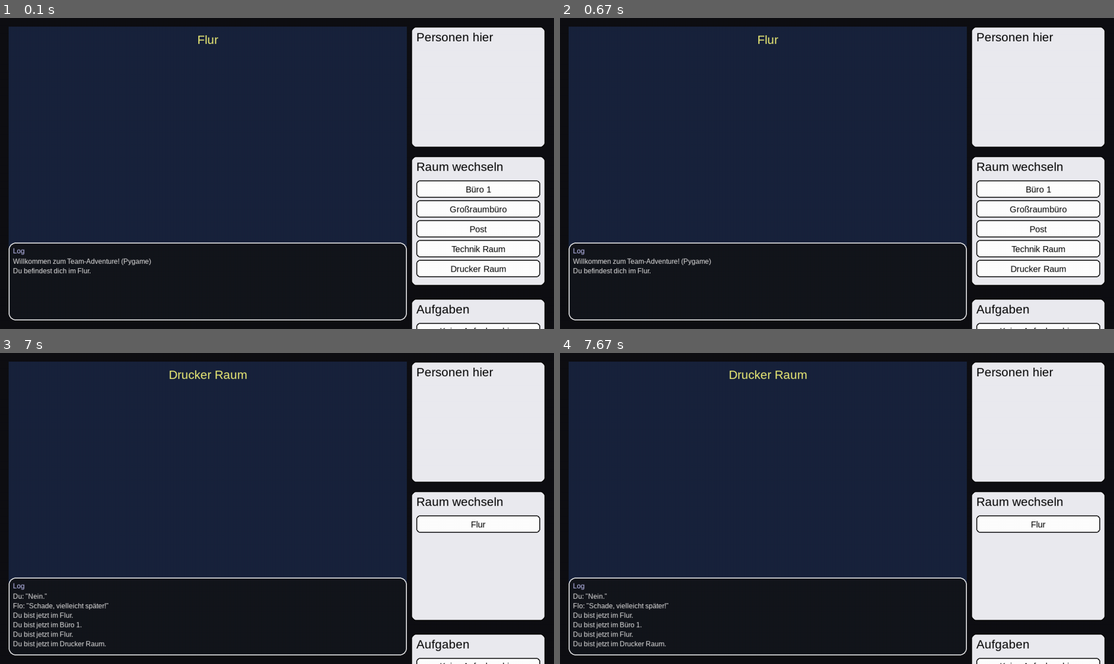
Above: before the commit, frames 1-4 (two rows, left to right).
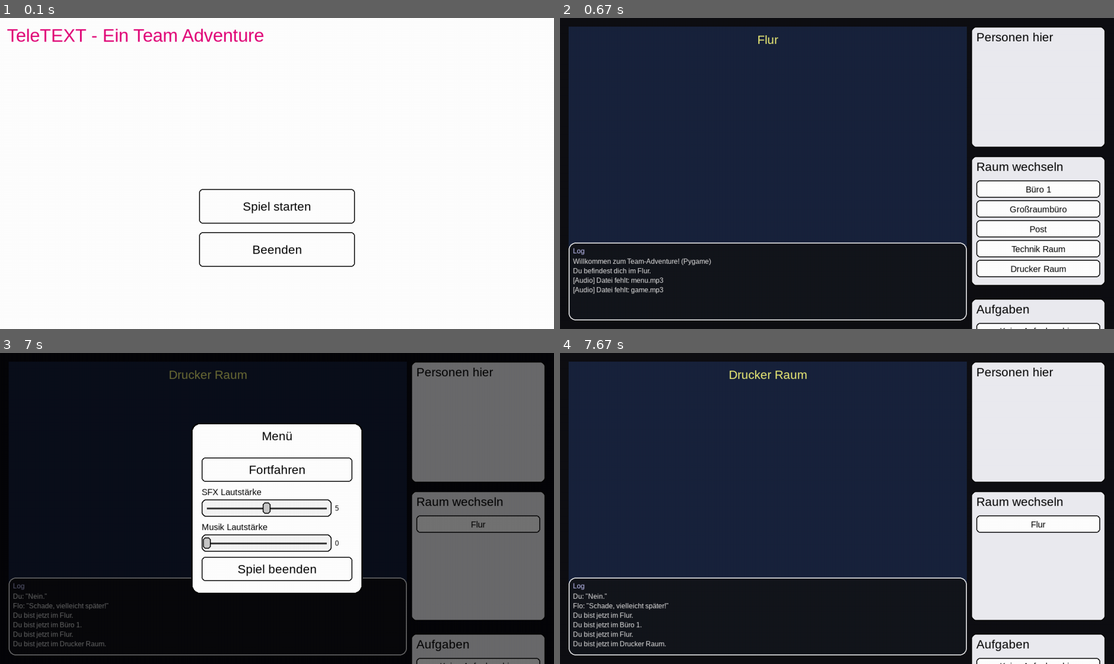
Above: after the commit, the same moments.

Repository: IboKrb/TeleTEXT
Game: pygame game, started from src/pygame_game.py
The game is run twice, just before and just after one commit, with the same random seed, the same clock (stepped at 60 frames per second) and the same inputs.
Inputs (mouse positions are in pixels of both pictures, inside the frame that each line leads up to):
- Up to frame 1 (0.1 s): no input
- Up to frame 2 (0.67 s): press the mouse at (837, 204) at 0.37 s; move the mouse to (825, 148) at 0.47 s; release the mouse at (814, 89) at 0.6 s
- Up to frame 3 (7 s): hold Esc 0.67-1.13 s; press the mouse at (277, 539) at 1.2 s; move the mouse to (188, 542) at 1.3 s; release the mouse at (99, 545) at 1.43 s; press the mouse at (277, 468) at 1.53 s; move the mouse to (182, 474) at 1.63 s; release the mouse at (88, 477) at 1.77 s; press the mouse at (476, 542) at 1.87 s; move the mouse to (271, 520) at 1.97 s; release the mouse at (72, 499) at 2.1 s; click "Flo (Lean Manager)" at 2.22 s; press the mouse at (476, 542) at 2.53 s; move the mouse to (393, 471) at 2.63 s; release the mouse at (310, 399) at 2.77 s; press the mouse at (476, 524) at 2.87 s; move the mouse to (304, 564) at 2.97 s; release the mouse at (132, 604) at 3.1 s; press the mouse at (476, 542) at 3.2 s; move the mouse to (282, 580) at 3.3 s; release the mouse at (83, 617) at 3.43 s; press the mouse at (476, 415) at 3.53 s; move the mouse to (321, 468) at 3.63 s; release the mouse at (160, 520) at 3.77 s; press the mouse at (238, 552) at 3.87 s; move the mouse to (271, 486) at 3.97 s; release the mouse at (304, 421) at 4.1 s; press the mouse at (88, 552) at 4.2 s; move the mouse to (210, 527) at 4.3 s; release the mouse at (332, 505) at 4.43 s; press the mouse at (88, 552) at 4.53 s; move the mouse to (265, 558) at 4.63 s; release the mouse at (443, 564) at 4.77 s; press the mouse at (476, 393) at 4.87 s; move the mouse to (404, 508) at 4.97 s; release the mouse at (332, 623) at 5.1 s; click (227, 564) at 5.22 s; press the mouse at (476, 524) at 5.53 s; move the mouse to (465, 514) at 5.63 s; release the mouse at (459, 508) at 5.77 s; press the mouse at (476, 524) at 5.87 s; move the mouse to (315, 483) at 5.97 s; release the mouse at (149, 440) at 6.1 s; press the mouse at (476, 524) at 6.2 s; move the mouse to (371, 567) at 6.3 s; release the mouse at (265, 608) at 6.43 s; press the mouse at (476, 601) at 6.53 s; move the mouse to (277, 511) at 6.63 s; release the mouse at (72, 421) at 6.77 s; hold Esc from 6.83 s (still down)
- Up to frame 4 (7.67 s): release Esc at 7.3 s; hold Esc from 7.33 s (still down)

The runs differ from the first frame. In frame 1, 81% of the frame differs, in the area x 0-100%, y 0-100%; in frame 2, 0.3%; in frame 3, 74%; in frame 4, nothing differs.

Commit message:
added music, starting menu, game menu, options

Diff:
--- a/src/pygame_game.py
+++ b/src/pygame_game.py
@@ -26,31 +26,94 @@
 LIGHT_GRAY = (200, 200, 200)
 DARK_BLUE = (25, 35, 60)
 ACCENT = (240, 240, 120)
+MAGENTA = (225, 0, 117)
+
 
 class Button:
-    def __init__(self, rect: pygame.Rect, text: str, callback, tooltip: Optional[str] = None, font: Optional[pygame.font.Font] = None):   # <- NEU):
+    def __init__(self, rect: pygame.Rect, text: str, callback,
+                 tooltip: Optional[str] = None,
+                 font: Optional[pygame.font.Font] = None):
         self.rect = rect
         self.text = text
         self.callback = callback
         self.tooltip = tooltip
         self.hover = False
-        self.font = FONT  # <- NEU
+        self.font = font or FONT
 
     def draw(self, surface: pygame.Surface):
         color = LIGHT_GRAY if self.hover else WHITE
         pygame.draw.rect(surface, color, self.rect, border_radius=8)
         pygame.draw.rect(surface, BLACK, self.rect, 2, border_radius=8)
-        text_surf = self.font.render(self.text, True, BLACK) # <- geändert
+        text_surf = self.font.render(self.text, True, BLACK)
         surface.blit(text_surf, text_surf.get_rect(center=self.rect.center))
-        text_surf = self.font.render(self.text, True, BLACK)  # <- nutzt self.font
 
     def handle_event(self, event: pygame.event.Event):
         if event.type == pygame.MOUSEMOTION:
             self.hover = self.rect.collidepoint(event.pos)
         elif event.type == pygame.MOUSEBUTTONDOWN and event.button == 1:
+            if self.rect.collidepoint(event.pos) and callable(self.callback):
+                self.callback()
+
+class Slider:
+    def __init__(self, rect: pygame.Rect, min_val=0, max_val=10, value=5, on_change=None):
+        self.rect = rect
+        self.min_val = min_val
+        self.max_val = max_val
+        self.value = int(value)
+        self.on_change = on_change
+        self.dragging = False
+        self.pad = 12  # Innenabstand für die Schiene
+
+    def _val_to_x(self):
+        track_w = self.rect.width - 2 * self.pad
+        ratio = (self.value - self.min_val) / max(1, (self.max_val - self.min_val))
+        return int(self.rect.x + self.pad + ratio * track_w)
+
+    def _x_to_val(self, x):
+        track_w = self.rect.width - 2 * self.pad
+        ratio = (x - (self.rect.x + self.pad)) / max(1, track_w)
+        v = self.min_val + ratio * (self.max_val - self.min_val)
+        v = int(round(max(self.min_val, min(self.max_val, v))))
+        return v
+
+    def set_value(self, v):
+        v = int(max(self.min_val, min(self.max_val, v)))
+        if v != self.value:
+            self.value = v
+            if callable(self.on_change):
+                self.on_change(self.value)
+
+    def handle_event(self, event: pygame.event.Event):
+        if event.type == pygame.MOUSEBUTTONDOWN and event.button == 1:
             if self.rect.collidepoint(event.pos):
-                if callable(self.callback):
-                    self.callback()
+                self.dragging = True
+                self.set_value(self._x_to_val(event.pos[0]))
+        elif event.type == pygame.MOUSEMOTION and self.dragging:
+            self.set_value(self._x_to_val(event.pos[0]))
+        elif event.type == pygame.MOUSEBUTTONUP and event.button == 1:
+            self.dragging = False
+
+    def draw(self, surface: pygame.Surface):
+        # Hintergrund
+        pygame.draw.rect(surface, (245, 245, 245), self.rect, border_radius=10)
+        pygame.draw.rect(surface, BLACK, self.rect, 2, border_radius=10)
+
+        # Schiene
+        y = self.rect.centery
+        x1 = self.rect.x + self.pad
+        x2 = self.rect.right - self.pad
+        pygame.draw.line(surface, GRAY, (x1, y), (x2, y), 4)
+
+        # Knopf
+        knob_x = self._val_to_x()
+        knob_rect = pygame.Rect(0, 0, 18, 26)
+        knob_rect.center = (knob_x, y)
+        pygame.draw.rect(surface, LIGHT_GRAY, knob_rect, border_radius=6)
+        pygame.draw.rect(surface, BLACK, knob_rect, 2, border_radius=6)
+
+        # Wert (kleine Zahl rechts)
+        val_surf = FONT_SMALL.render(str(self.value), True, BLACK)
+        surface.blit(val_surf, (self.rect.right + 8, self.rect.centery - val_surf.get_height() // 2))
 
 class Panel:
     def __init__(self, rect: pygame.Rect, title: str = ""):
@@ -151,21 +214,61 @@
 # Räume-Hintergründe (z. B. ../assets/Rooms/flur.png)
 ASSETS_DIR = os.path.join(os.path.dirname(__file__), "../assets/Rooms")
 
+# Audio
+AUDIO_DIR  = os.path.join(os.path.dirname(__file__), "../assets/Audio")
+MENU_MUSIC = os.path.join(AUDIO_DIR, "menu.mp3")
+GAME_MUSIC = os.path.join(AUDIO_DIR, "game.mp3")
+
+# Mixer sicher starten
+try:
+    pygame.mixer.init()
+except Exception as e:
+    print("[Audio] Mixer konnte nicht initialisiert werden:", e)
 ################################################################################
 # Personen-Portraits laden
 ################################################################################
 
-################################################################################
-# Personen-Portraits laden
-################################################################################
-
-################################################################################
-# Personen-Portraits laden
-################################################################################
 
 ASSETS_ROOTS = [
     os.path.join(os.path.dirname(__file__), "../assets"),
 ]
+
+def find_happy_portrait_paths() -> List[str]:
+    """Findet je Person (Ordner) ein Bild, dessen Dateiname 'happy' enthält."""
+    exts = (".png", ".jpg", ".jpeg", ".webp")
+    paths = []
+    for root in ASSETS_ROOTS:
+        people_dir = os.path.join(root, "People")
+        if not os.path.isdir(people_dir):
+            continue
+        for dirpath, _, filenames in os.walk(people_dir):
+            for fn in filenames:
+                if "happy" in fn.lower() and fn.lower().endswith(exts):
+                    paths.append(os.path.join(dirpath, fn))
+    # pro Personen-Ordner nur das erste Happy nehmen
+    by_person = {}
+    for p in paths:
+        person_folder = os.path.basename(os.path.dirname(p))
+        by_person.setdefault(person_folder, p)
+    return list(by_person.values())
+
+def scale_surface_to_height(img: pygame.Surface, target_h: int) -> pygame.Surface:
+    w, h = img.get_width(), img.get_height()
+    if h <= 0:
+        return img
+    s = target_h / h
+    return pygame.transform.smoothscale(img, (max(1, int(w * s)), max(1, int(h * s))))
+
+def load_happy_images(max_height: int) -> List[pygame.Surface]:
+    """Lädt alle Happy-Portraits und skaliert sie auf eine Zielhöhe."""
+    imgs = []
+    for path in find_happy_portrait_paths():
+        try:
+            img = pygame.image.load(path).convert_alpha()
+            imgs.append(scale_surface_to_height(img, max_height))
+        except Exception:
+            continue
+    return imgs
 
 def load_person_portrait(person_name: str, target_size: Tuple[int, int]) -> Optional[pygame.Surface]:
     folder_name = person_name
@@ -237,6 +340,38 @@
 
 class GameApp:
 
+    def draw_menu_overlay(self):
+        if not self.menu_open or self.menu_rect is None:
+            return
+
+        # Halbtransparentes Overlay
+        overlay = pygame.Surface((self.width, self.height), pygame.SRCALPHA)
+        overlay.fill((0, 0, 0, 140))
+        self.screen.blit(overlay, (0, 0))
+
+        # Popup (weiß, abgerundete Ecken)
+        pygame.draw.rect(self.screen, WHITE, self.menu_rect, border_radius=20)
+        pygame.draw.rect(self.screen, BLACK, self.menu_rect, 3, border_radius=20)
+
+        # Titel "Menü" oben
+        title = FONT_BIG.render("Menü", True, BLACK)
+        self.screen.blit(title, title.get_rect(midtop=(self.menu_rect.centerx, self.menu_rect.y + 14)))
+
+        # Labels (links ausgerichtet, Y aus build_menu_ui)
+        pad = 24
+        for text, y in getattr(self, "_menu_labels", []):
+            ts = FONT.render(text, True, BLACK)
+            self.screen.blit(ts, (self.menu_rect.x + pad, y))
+
+        # Sliders
+        for s in self.menu_sliders:
+            s.draw(self.screen)
+
+        # Buttons
+        for b in self.menu_buttons:
+            b.draw(self.screen)
+
+
     def get_room_area(self) -> pygame.Rect:
         # gleiche Fläche wie beim Zeichnen des Hintergrunds
         return pygame.Rect(20, 20, self.width - 360, self.height - 200)
@@ -248,9 +383,9 @@
         # Unterkante, die nicht vom Log verdeckt wird
         safe_bottom = self.log.rect.y - 12
     # Verdoppelt:
-        btn_h = 76      # vorher 38
-        btn_w = 320     # vorher 160
-        gap   = 24      # vorher 12
+        btn_h = 76
+        btn_w = 320
+        gap   = 24
         # Eine Zeile Buttons direkt über dem Log, aber noch innerhalb des Raum-Bereichs
         y = max(room_area.y + 8, safe_bottom - btn_h - 8)
         x = room_area.x + 30
@@ -270,8 +405,8 @@
     def __init__(self, width=1280, height=720):
         self.width = width
         self.height = height
-        self.screen = pygame.display.set_mode((0, 0), pygame.FULLSCREEN)
-        self.width, self.height = self.screen.get_size()
+        Fullscreen= self.screen = pygame.display.set_mode((0, 0), pygame.FULLSCREEN)
+        Fullscreen=self.width, self.height = self.screen.get_size()
         pygame.display.set_caption("Team-Adventure (Pygame)")
 
         setup = Setup()
@@ -313,6 +448,178 @@
 
         self.clock = pygame.time.Clock()
         self.running = True
+        self.menu_open = False
+        self.menu_rect = None
+        self.menu_buttons: List[Button] = []
+        self.menu_sliders: List[Slider] = []
+        self.music_volume = 5  # 0..10
+        self.sfx_volume = 5    # 0..10 (Platzhalter)
+
+          # --- NEU: Spielzustand & Start-UI ---
+        self.state = "START"              # "START" oder "PLAYING"
+        self.start_buttons: List[Button] = []
+        self.build_start_ui()             # Buttons für Startbildschirm
+        # nach self.width/self.height gesetzt wurden:
+        happy_row_target_h = max(60, int(self.height * 0.30))  # ~18% der Höhe
+        self.start_happy_images = load_happy_images(happy_row_target_h)
+
+        self.play_music(MENU_MUSIC, volume=0.6, fade_ms=600)  # Menü-Musik starten
+
+          # Startscreen-Buttons (falls vorhanden) oben drauf zeichnen
+        if hasattr(self, "start_buttons"):
+            for b in self.start_buttons:
+                b.draw(self.screen)
+        try:
+            pygame.mixer.music.set_volume(self.music_volume / 10.0)
+        except Exception:
+            pass
+
+    def toggle_menu(self):
+        if self.state != "PLAYING":
+            return
+        self.menu_open = not self.menu_open
+        if self.menu_open:
+            self.build_menu_ui()
+
+    def close_menu(self):
+        self.menu_open = False
+
+    def quit_game(self):
+        self.running = False
+
+    def on_music_volume_change(self, v: int):
+        self.music_volume = v
+        try:
+            pygame.mixer.music.set_volume(self.music_volume / 10.0)
+        except Exception:
+            pass
+
+    def build_menu_ui(self):
+        # Quadratisches Pop-Up mittig
+        side = int(min(self.width, self.height) * 0.55)
+        x = (self.width - side) // 2
+        y = (self.height - side) // 2
+        self.menu_rect = pygame.Rect(x, y, side, side)
+
+        pad = 24
+        inner = pygame.Rect(
+            self.menu_rect.x + pad, self.menu_rect.y + pad,
+            self.menu_rect.width - 2 * pad, self.menu_rect.height - 2 * pad
+        )
+
+        self.menu_buttons.clear()
+        self.menu_sliders.clear()
+
+        # --- Titelblock-Höhe (Menü-Titel) ---
+        title_h = FONT_BIG.get_height() + 12  # Platz für "Menü"
+        content_top = inner.y + title_h
+        content_bot = inner.bottom
+
+        # --- Steuerhöhen ---
+        btn_h = 56
+        label_h = FONT.get_height()
+        slider_h = 40
+        label_space = 6  # Abstand zwischen Label und Slider
+
+        # Gesamthöhe der 4 Gruppen (Button, (Label+Slider), (Label+Slider), Button)
+        total_controls_h = (
+            btn_h +
+            (label_h + label_space + slider_h) +
+            (label_h + label_space + slider_h) +
+            btn_h
+        )
+
+        avail_h = content_bot - content_top
+        # Gleichmäßige Lücken: 5 Gaps (oben, zw. 1/2, zw. 2/3, zw. 3/4, unten)
+        gap = max(12, (avail_h - total_controls_h) // 5)
+
+        # ---------- Platzierung ----------
+        y_ptr = content_top + gap
+
+        # Fortfahren (unter Titel)
+        cont_rect = pygame.Rect(inner.x, y_ptr, inner.width, btn_h)
+        self.menu_buttons.append(Button(cont_rect, "Fortfahren", self.close_menu, font=FONT_BIG))
+        y_ptr += btn_h + gap
+
+        # SFX: Label + Slider (Platzhalter)
+        sfx_label_y = y_ptr
+        y_ptr += label_h + label_space
+        sfx_slider_rect = pygame.Rect(inner.x, y_ptr, inner.width - 48, slider_h)
+        self.menu_sliders.append(
+            Slider(sfx_slider_rect, 0, 10, self.sfx_volume, on_change=lambda v: setattr(self, "sfx_volume", v))
+        )
+        y_ptr += slider_h + gap
+
+        # Musik: Label + Slider (steuert Mixer)
+        music_label_y = y_ptr
+        y_ptr += label_h + label_space
+        music_slider_rect = pygame.Rect(inner.x, y_ptr, inner.width - 48, slider_h)
+        self.menu_sliders.append(
+            Slider(music_slider_rect, 0, 10, self.music_volume, on_change=self.on_music_volume_change)
+        )
+        y_ptr += slider_h + gap
+
+        # Spiel beenden (unten)
+        quit_rect = pygame.Rect(inner.x, y_ptr, inner.width, btn_h)
+        self.menu_buttons.append(Button(quit_rect, "Spiel beenden", self.quit_game, font=FONT_BIG))
+        y_ptr += btn_h
+        # Unterer Gap ergibt sich automatisch, weil wir mit den Gaps kalkuliert haben.
+
+        # Labels merken für draw()
+        self._menu_labels = [
+            ("SFX Lautstärke", sfx_label_y),
+            ("Musik Lautstärke", music_label_y),
+        ]
+
+
+    def draw_start_screen(self):
+        # 1) Weißer Hintergrund
+        self.screen.fill(WHITE)
+
+        # 2) Titel oben links in Magenta
+        title_text = "TeleTEXT - Ein Team Adventure"
+        title_font = pygame.font.SysFont("arial", 42)  # gern anpassen
+        title_surf = title_font.render(title_text, True, MAGENTA)
+        pad = 16
+        self.screen.blit(title_surf, (pad, pad))
+
+        # 3) Reihe unten rechts: alle Happy-Portraits
+        imgs = getattr(self, "start_happy_images", [])
+        if imgs:
+            gap = 12
+            bottom_pad = 16
+            right_pad = 16
+
+            # Falls die Gesamtbreite zu groß ist, proportional kleiner zeichnen
+            total_w = sum(i.get_width() for i in imgs) + gap * (len(imgs) - 1)
+            avail_w = self.width - 2 * pad
+            scaled = imgs
+            if total_w > avail_w and total_w > 0:
+                factor = avail_w / total_w
+                scaled = [
+                    pygame.transform.smoothscale(
+                        i,
+                        (max(1, int(i.get_width() * factor)), max(1, int(i.get_height() * factor)))
+                    )
+                    for i in imgs
+                ]
+
+            row_h = max(i.get_height() for i in scaled)
+            row_w = sum(i.get_width() for i in scaled) + gap * (len(scaled) - 1)
+
+            # unten rechts ausrichten
+            x = self.width - right_pad - row_w
+            y = self.height - bottom_pad - row_h
+
+            for i in scaled:
+                self.screen.blit(i, (x, y))
+                x += i.get_width() + gap
+
+        # Startscreen-Buttons (falls vorhanden) oben drauf
+        for b in getattr(self, "start_buttons", []):
+            b.draw(self.screen)
+
+
 
     def draw_buttons_in_panel(self, panel: Panel, buttons: List[Button]):
         """Zeichnet Buttons geclippt in die Panel-Innenfläche."""
@@ -370,6 +677,26 @@
                                             lambda a_id=aufgabe.id: self.on_execute_task(a_id)))
             y += 42
 
+    def start_game(self):
+        self.state = "PLAYING"
+        self.play_music(GAME_MUSIC, volume=0.5, fade_ms=600)
+        # Optional: direkt Dialog-Buttons ausblenden, falls offen
+        self.dialog_buttons.clear()
+
+    def quit_game(self):
+        self.running = False
+
+    def play_music(self, path: str, volume: float = 0.6, fade_ms: int = 400):
+        if not os.path.exists(path):
+            self.log.add(f"[Audio] Datei fehlt: {os.path.basename(path)}")
+            return
+        try:
+            pygame.mixer.music.load(path)
+            pygame.mixer.music.set_volume(volume)
+            pygame.mixer.music.play(-1, fade_ms=fade_ms)  # loopend
+        except Exception as e:
+            self.log.add(f"[Audio] Fehler beim Abspielen: {e}")
+
     def on_person_clicked(self, person: Person):
         self.active_person = person
 
@@ -388,6 +715,19 @@
 
         # Nur HIER die Dialog-Buttons bauen (oben, nicht vom Log verdeckt)
         self.build_dialog_buttons()
+
+    def build_start_ui(self):
+        self.start_buttons.clear()
+        sw, sh = self.width, self.height
+        btn_w, btn_h, gap = 360, 80, 20
+        x = (sw - btn_w) // 2
+        y = int(sh * 0.55)
+
+        start_btn = Button(pygame.Rect(x, y, btn_w, btn_h), "Spiel starten",
+                        self.start_game, font=FONT_BIG)
+        quit_btn  = Button(pygame.Rect(x, y + btn_h + gap, btn_w, btn_h), "Beenden",
+                        self.quit_game, font=FONT_BIG)
+        self.start_buttons.extend([start_btn, quit_btn])
 
     def choose_dialog(self, answer: str):
         p = self.active_person
@@ -479,28 +819,30 @@
         self.build_task_buttons()
 
     # In class GameApp:
-    def get_room_area(self) -> pygame.Rect:
-        return pygame.Rect(20, 20, self.width - 360, self.height - 200)
+    #def get_room_area(self) -> pygame.Rect:
+    #    return pygame.Rect(20, 20, self.width - 360, self.height - 200)
 
     def draw(self):
+        if self.state == "START":
+            self.draw_start_screen()
+            pygame.display.flip()
+            return
+
+        # --- normaler Spiel-Draw darunter ---
         self.screen.fill((15, 15, 20))
 
-        # Raumfläche + Hintergrund
         room_area = self.get_room_area()
         pygame.draw.rect(self.screen, BLACK, room_area, 2, border_radius=16)
         self.screen.blit(self.room_bg, room_area)
 
-        # Panels
         self.panel_people.draw(self.screen)
         self.panel_nav.draw(self.screen)
         self.panel_tasks.draw(self.screen)
 
-        # Buttons geclippt in Panels
         self.draw_buttons_in_panel(self.panel_people, self.person_buttons)
         self.draw_buttons_in_panel(self.panel_nav, self.nav_buttons)
         self.draw_buttons_in_panel(self.panel_tasks, self.task_buttons)
 
-        # PORTRAIT: rechts im Raum, unten bündig
         if self.active_portrait:
             img = self.active_portrait
             img_rect = img.get_rect()
@@ -510,7 +852,7 @@
             img_rect.bottom = room_area.bottom - margin_bottom
 
             prev_clip = self.screen.get_clip()
-            self.screen.set_clip(room_area)               # nur innerhalb des Raums zeichnen
+            self.screen.set_clip(room_area)
             self.screen.blit(img, img_rect)
             self.screen.set_clip(prev_clip)
 
@@ -518,13 +860,14 @@
                 name_ts = FONT_BIG.render(self.active_person.name, True, WHITE)
                 self.screen.blit(name_ts, (img_rect.x + 12, img_rect.y + 8))
 
-        # Dialog-Buttons (liegen nicht in einem Panel)
         for b in self.dialog_buttons:
             b.draw(self.screen)
 
-        # Log
         self.log.draw(self.screen)
+        self.draw_menu_overlay()
         pygame.display.flip()
+
+
 
 
     def run(self):
@@ -532,7 +875,30 @@
             for event in pygame.event.get():
                 if event.type == pygame.QUIT:
                     self.running = False
-                self.log.handle_event(event)  # wichtig: außerhalb des QUIT-Zweigs
+
+                # --- Startbildschirm ---
+                if self.state == "START":
+                    if event.type == pygame.KEYDOWN and event.key in (pygame.K_RETURN, pygame.K_SPACE):
+                        self.start_game()  # falls du die Funktion hast
+                    for b in getattr(self, "start_buttons", []):
+                        b.handle_event(event)
+                    continue
+
+                # --- Spiel ---
+                if event.type == pygame.KEYDOWN and event.key == pygame.K_ESCAPE:
+                    self.toggle_menu()
+                    continue  # damit in diesem Tick nichts "durchfällt"
+
+                if self.menu_open:
+                    # Events nur ans Menü weiterreichen
+                    for b in self.menu_buttons:
+                        b.handle_event(event)
+                    for s in self.menu_sliders:
+                        s.handle_event(event)
+                    continue
+
+                # Normale Spiel-Events
+                self.log.handle_event(event)
                 for b in (self.person_buttons + self.nav_buttons + self.task_buttons + self.dialog_buttons):
                     b.handle_event(event)
 
@@ -540,6 +906,7 @@
             self.clock.tick(60)
         pygame.quit()
 
+
 if __name__ == "__main__":
     app = GameApp()
     app.run()
Not shown, added: assets/Audio/game.mp3
Not shown, added: assets/Audio/menu.mp3
